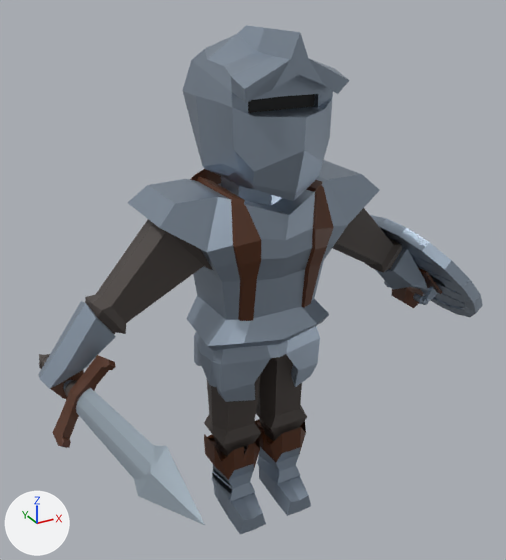
Before and after pictures for a commit that changed the FBX model Stronghold/Assets/fbx/Player/KNIGHT+IDLE.fbx.
Rendered twice from a camera (50 mm lens) standing at (-5.49, -9.92, 9.85) and looking at (-0.12, -0.15, 4.96). Lighting does not change. The marker at lower left points along +X, +Y and +Z. Where no turn or scale is listed for an object, it has been applied to the vertices.

Objects in the first picture: 'CHEST', 'Circle.002_Circle.001', 'HEAD', 'SWORD', 'body', 'pants'.
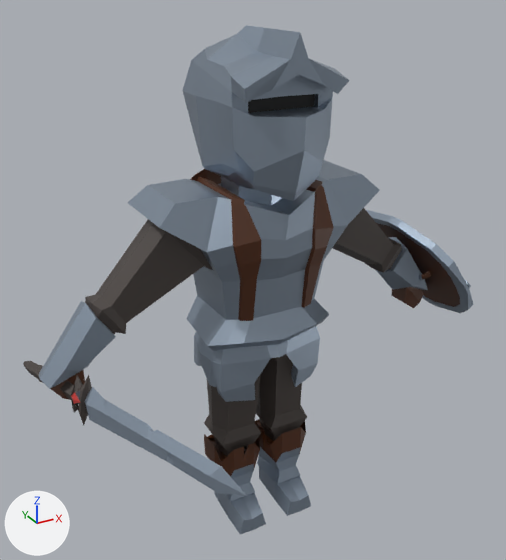
Pixel boxes [x1, y1, x2, y2] of what changed, in the pictures (506 x 560 px):
'SWORD', deleted: before [39, 354, 205, 525]
    faces in mat_material_005 (grey #98a5b0): [76, 388, 205, 525]
    faces in mat_none (brown #522e1b): [52, 355, 116, 448]
    faces in mat_body (dark grey #473f3c): [39, 354, 77, 396]
'Plane', added (blue): after [23, 361, 247, 496]
    faces in mat_boot (blue #9dabbb): [23, 363, 247, 496]
    faces in mat_body (dark grey #473f3c): [23, 361, 92, 425]
'Circle.002_Circle.001', deleted: before [370, 215, 483, 317]
    faces in mat_chest (blue #9dabbb): [370, 215, 483, 317]
    faces in mat_boot (blue #9dabbb): [384, 281, 438, 305]
    faces in mat_lether (brown #52290d): [418, 268, 442, 294]
'Cube.001', added: after [366, 210, 474, 313]
    faces in mat_lether (brown #52290d): [376, 223, 460, 307]
    faces in mat_boot (blue #9dabbb): [366, 210, 474, 313]

The change, as a diff of the scene's bpy script:
```diff
--- a/Stronghold/Assets/fbx/Player/KNIGHT+IDLE.fbx.py
+++ b/Stronghold/Assets/fbx/Player/KNIGHT+IDLE.fbx.py
@@ mat_red @@
+mat_red = principled_material('red')
+mat_red.base_color = (0.8, 0.0856, 0.0783)  # red #e7534f
+mat_red.metallic = 0.59
+mat_red.roughness = 0.0
@@ mat_white @@
+mat_white = principled_material('white')
+mat_white.base_color = (0.8, 0.8, 0.8)  # white #e7e7e7
+mat_white.roughness = 0.4
@@ me_cube_004 @@
+me_cube_004.from_pydata(...)  # 573 vertices, 546 faces; spans x -0.54..0.9, y -1.42..2.58, z -0.93..1.16
+# faces by material slot: [104, 414, 14, 14]
+me_cube_004.materials.append(mat_lether)  # brown #52290d
+me_cube_004.materials.append(mat_boot)  # blue #9dabbb
+me_cube_004.materials.append(mat_red)  # red #e7534f
+me_cube_004.materials.append(mat_white)  # white #e7e7e7
@@ me_plane_003 @@
+me_plane_003.from_pydata(...)  # 161 vertices, 159 faces; spans x -0.6..1.08, y -3.11..1.69, z -0.4..0.4
+# faces by material slot: [45, 102, 12]
+me_plane_003.materials.append(mat_boot)  # blue #9dabbb
+me_plane_003.materials.append(mat_body)  # dark grey #473f3c
+me_plane_003.materials.append(mat_red)  # red #e7534f
@@ ob_sword @@
-ob_sword = bpy.data.objects.new('SWORD', me_plane)
-ob_sword.location = (-3.43, -0.66, 3.93)
@@ ob_circle_002_circle_001 @@
-ob_circle_002_circle_001 = bpy.data.objects.new('Circle.002_Circle.001', me_circle_002_circle_001)
-ob_circle_002_circle_001.location = (3.56, -0.03, 4.25)
@@ ob_cube_001 @@
+ob_cube_001 = bpy.data.objects.new('Cube.001', me_cube_004)
+ob_cube_001.location = (3.43, -0.11, 4.4)
@@ ob_plane @@
+ob_plane = bpy.data.objects.new('Plane', me_plane_003)
+ob_plane.location = (-3.35, -0.82, 3.9)
```
